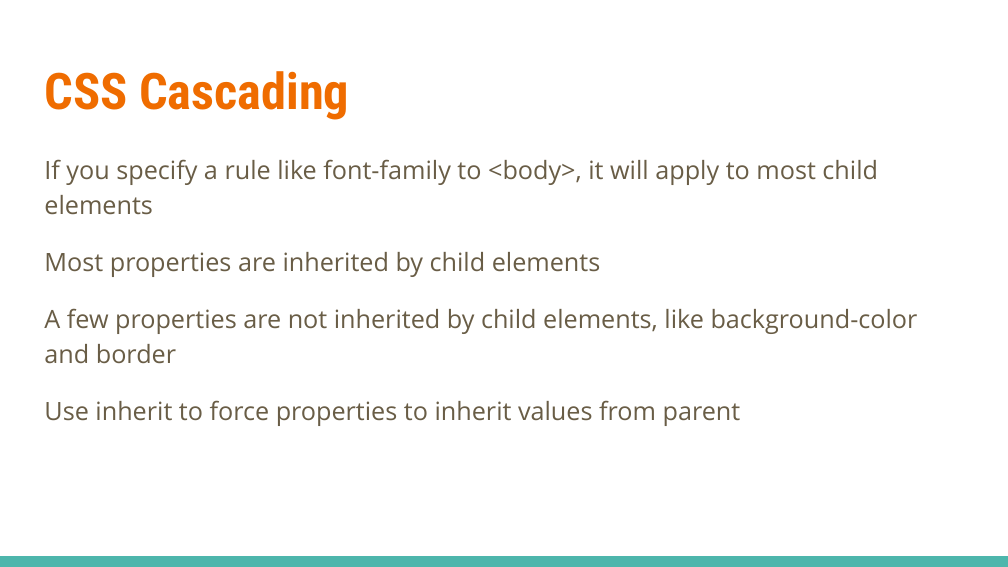
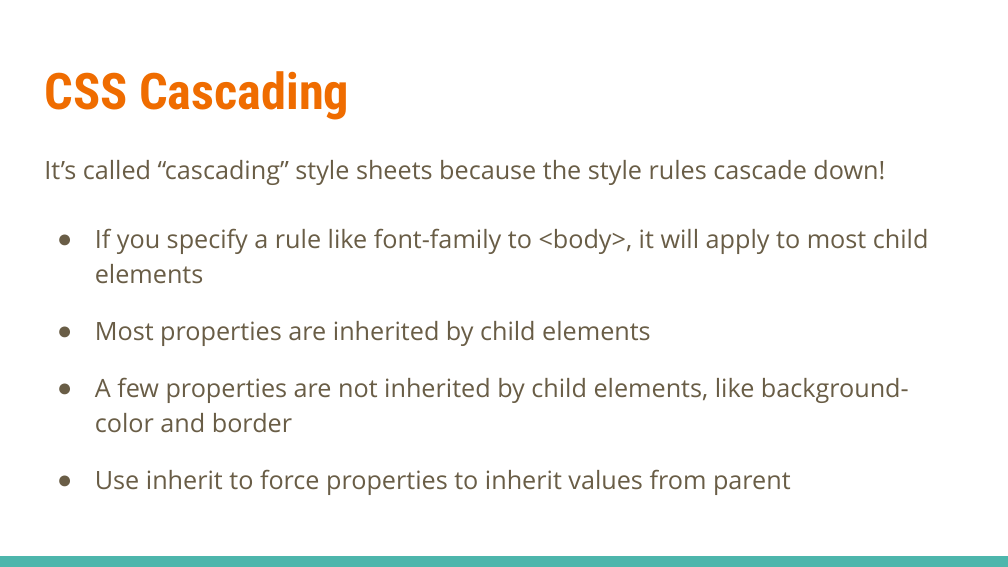
Before and after one commit to linkedin/high-school-trainee, a slide deck: slide 20 of Week_1/Lectures/1.3_HTML_and_CSS.pptx (slide 18 before the commit). Drawn at 1008x567 pixels with LibreOffice and Linux fonts; fonts in the diff are those of the drawing. Boxes give left, top, right and bottom in pixels: in the first picture for what was removed or moved away, otherwise in the second. Text is boxed around its words. In the diff, an @@ line names an element or a change of style, - is before the commit and + after.

```diff
--- a/Week_1/Lectures/1.3_HTML_and_CSS.pptx
+++ b/Week_1/Lectures/1.3_HTML_and_CSS.pptx
@@ text at bbox=[44, 160, 885, 185]: paragraph added @@
+It’s called “cascading” style sheets because the style rules cascade down!
@@ text at bbox=[95, 228, 929, 495]: bullet none to ● @@
```
Also in this commit, not shown: 12 other slides changed, 2 slides added, 3 other files.
